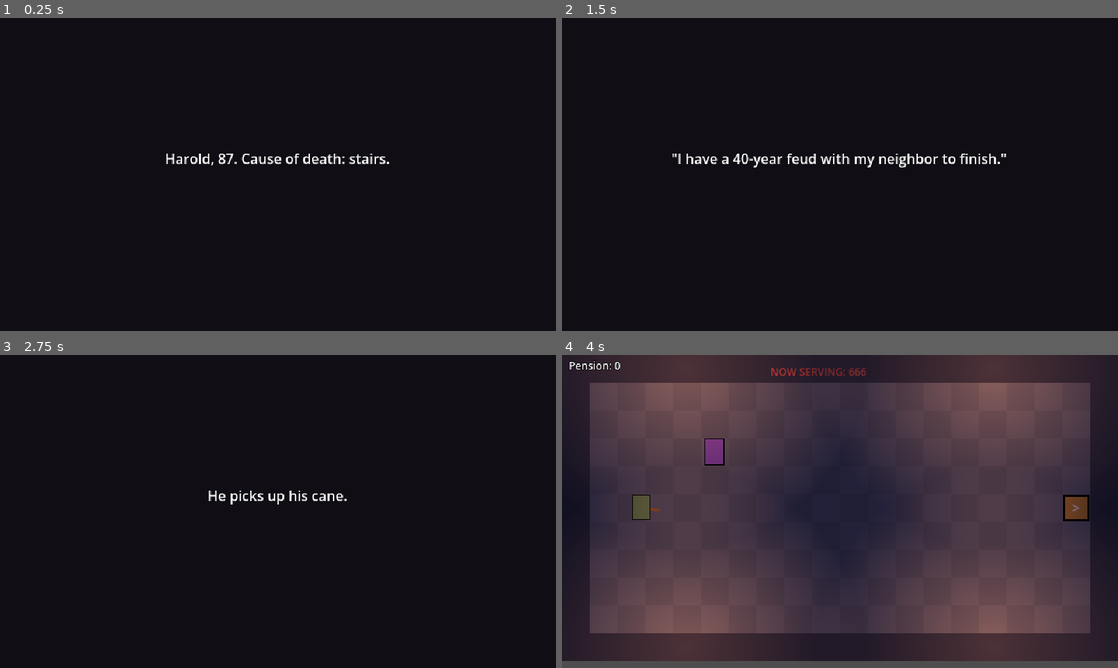
Above: before the commit, frames 1-4 (two rows, left to right).
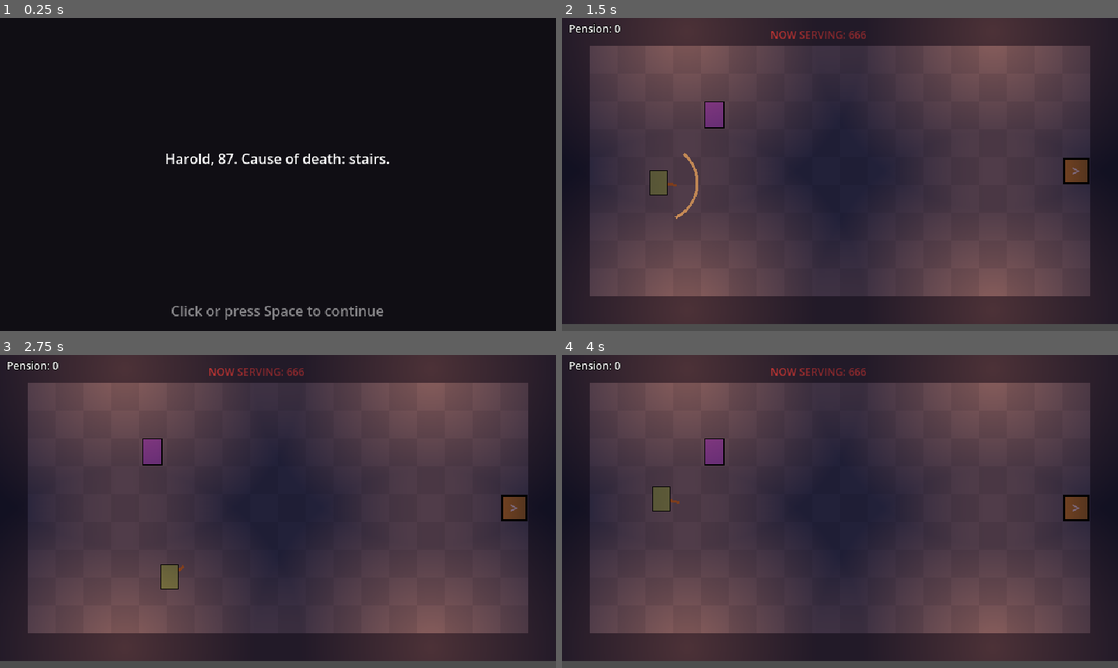
Above: after the commit, the same moments.

Repository: B1nKaTa/game
Game: Godot game, scene res://scenes/boot.tscn
Two runs of this game, one before a commit and one after it. Both use one fixed random seed, a clock stepped at 60 frames per second and the inputs below.
Inputs (mouse positions are in pixels of both pictures, inside the frame that each line leads up to):
- Up to frame 1 (0.25 s): no input
- Up to frame 2 (1.5 s): tap Space (dodge) at 0.5, 0.8, 1.25, 1.35 s; move the mouse to (962, 158) at 0.52 s; press the mouse at (962, 158) at 0.53 s; hold D (move_right) 0.53-1.28 s; tap Enter (ui_accept) at 0.77, 1.07 s; move the mouse to (728, 190) at 1.27 s; release the mouse at (728, 190) at 1.28 s; hold S (move_down) from 1.28 s (still down); click (728, 190) at 1.42 s
- Up to frame 3 (2.75 s): tap Enter (ui_accept) at 1.52, 1.82, 2.3 s; tap E (interact) at 1.55 s; move the mouse to (333, 442) at 2.02 s; release S (move_down) at 2.03 s; hold D (move_right) from 2.03 s (still down); hold E (interact) from 2.03 s (still down); click (333, 442) at 2.17 s
- Up to frame 4 (4 s): move the mouse to (812, 574) at 2.77 s; release D (move_right) at 2.78 s; release E (interact) at 2.78 s; hold W (move_up) 2.78-3.53 s; tap Enter (ui_accept) at 2.85, 3.02, 3.32, 3.77 s; click (812, 574) at 3.05 s; move the mouse to (1006, 558) at 3.52 s; press the mouse at (1006, 558) at 3.53 s; hold A (move_left) from 3.53 s (still down); tap Space (dodge) at 3.8 s

The runs differ from the first frame. In frame 1, 0.6% of the frame differs, in the area x 30-69%, y 92-97%; in frame 2, 89%; in frame 3, 89%, in the area x 0-100%, y 0-100%; in frame 4, 0.5%.

Commit message:
Let mouse click and ui_accept advance the opening, with a hint
Co-Authored-By: Claude Opus 5.5 <noreply@anthropic.com>

Diff:
--- a/scripts/scenes/opening.gd
+++ b/scripts/scenes/opening.gd
@@ -20,6 +20,7 @@
 	var background := ColorRect.new()
 	background.color = Color("100e14")
 	background.size = Vector2(640, 360)
+	background.mouse_filter = Control.MOUSE_FILTER_IGNORE
 	layer.add_child(background)
 	_label = Label.new()
 	_label.position = Vector2(40, 150)
@@ -28,10 +29,18 @@
 	_label.autowrap_mode = TextServer.AUTOWRAP_WORD
 	layer.add_child(_label)
 	_label.text = LINES[0]
+	var hint := Label.new()
+	hint.text = "Click or press Space to continue"
+	hint.position = Vector2(40, 325)
+	hint.size = Vector2(560, 20)
+	hint.horizontal_alignment = HORIZONTAL_ALIGNMENT_CENTER
+	hint.modulate = Color(1, 1, 1, 0.5)
+	hint.mouse_filter = Control.MOUSE_FILTER_IGNORE
+	layer.add_child(hint)
 
 
 func _unhandled_input(event: InputEvent) -> void:
-	if event.is_action_pressed("attack") or event.is_action_pressed("dodge") or event.is_action_pressed("interact"):
+	if event.is_action_pressed("attack") or event.is_action_pressed("dodge") or event.is_action_pressed("interact") or event.is_action_pressed("ui_accept"):
 		_index += 1
 		if _index >= LINES.size():
 			Game.finish_opening()
Not shown, changed: LESSONS.md
